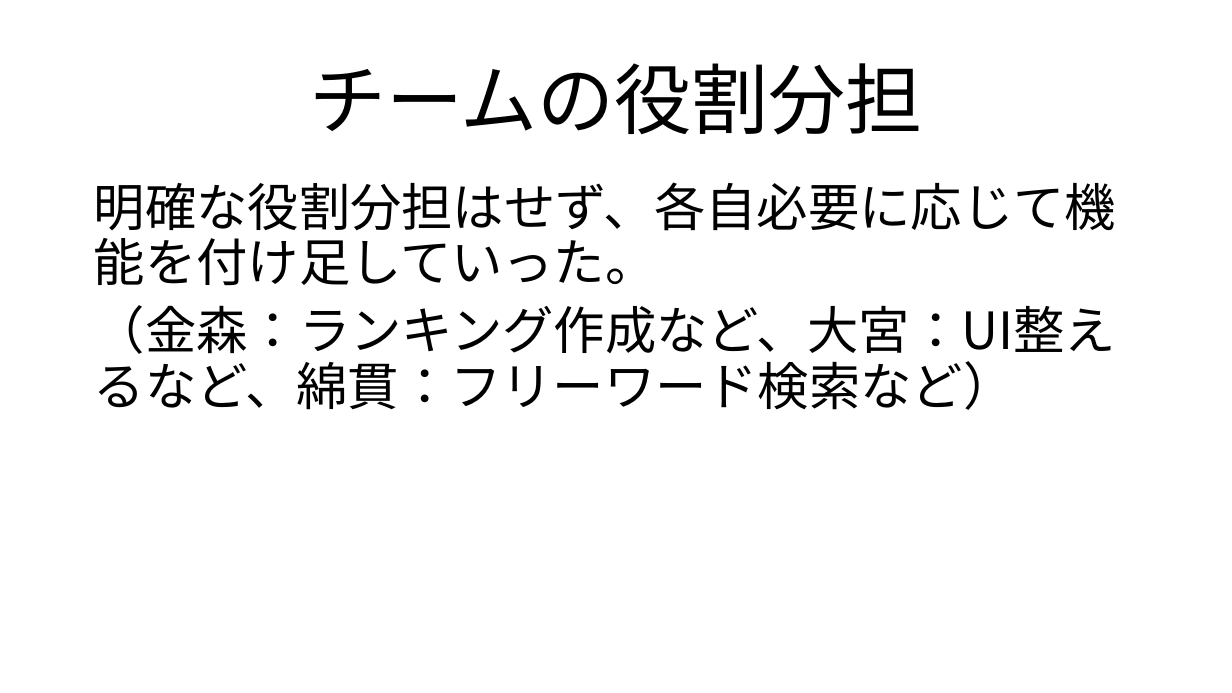
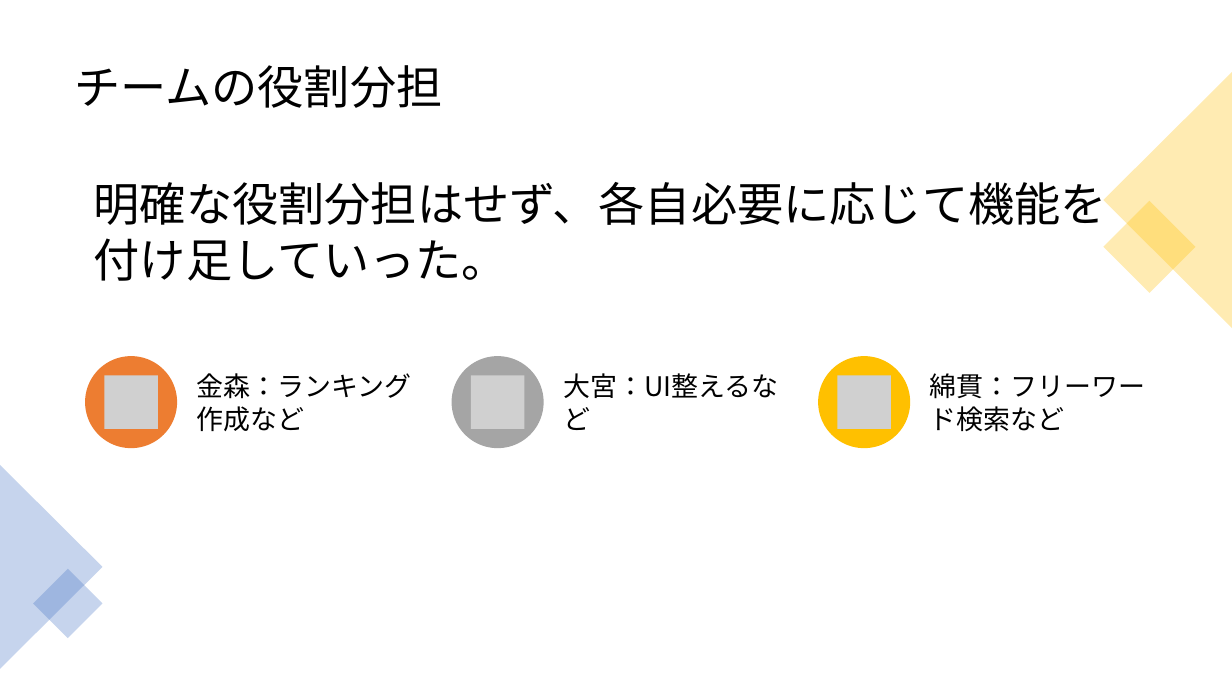
Before and after one commit to limich001/PlaySpace, a slide deck: slide 6 of プレゼンのやつ.pptx (slide 4 before the commit). Drawn at 1232x693 pixels with LibreOffice and Linux fonts; fonts in the diff are those of the drawing; grey boxes stand for pictures; background and template pictures are left out. Boxes give left, top, right and bottom in pixels: in the first picture for what was removed or moved away, otherwise in the second. Text is boxed around its words. In the diff, an @@ line names an element or a change of style, - is before the commit and + after.

```diff
--- a/プレゼンのやつ.pptx
+++ b/プレゼンのやつ.pptx
@@ title "チームの役割分担": place and size @@
-title "チームの役割分担" at [309,63,923,135]
+title "チームの役割分担" at [74,65,442,108]
@@ title "チームの役割分担" at [74,65,442,108]: size 60 to 36 pt; alignment centre to left @@
@@ triangle added at [1104,72,1232,328], fill #FFC000 at 30% opacity @@
@@ text "明確な役割分担はせず、各自必要に応じて機能を付け足していった。" at [94,182,1107,281]: size 40 to 36 pt; line spacing 0.9 to 1; less space between paragraphs @@
@@ rectangle added at [1104,201,1197,294], fill #FFC000 at 30% opacity @@
@@ text at [94,305,1116,410]: paragraph removed @@
-（金森：ランキング作成など、大宮：UI整えるなど、綿貫：フリーワード検索など）
@@ group added at [85,356,1146,448]: 3 ellipses, 3 pictures, 3 texts @@
+金森：ランキング作成など
+大宮：UI整えるなど
+綿貫：フリーワード検索など
@@ triangle added at [0,465,103,669], fill #4472C4 at 30% opacity @@
@@ rectangle added at [33,568,103,638], fill #4472C4 at 30% opacity @@
```
Also in this commit, not shown: 8 other slides changed, 3 slides added.
